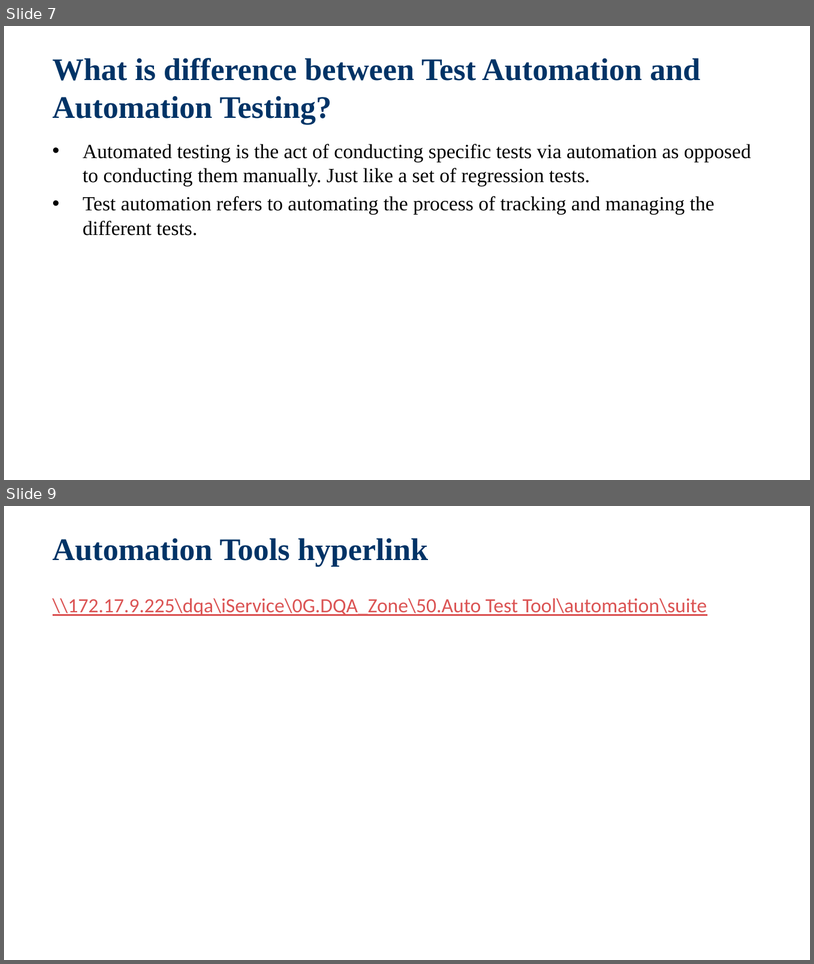
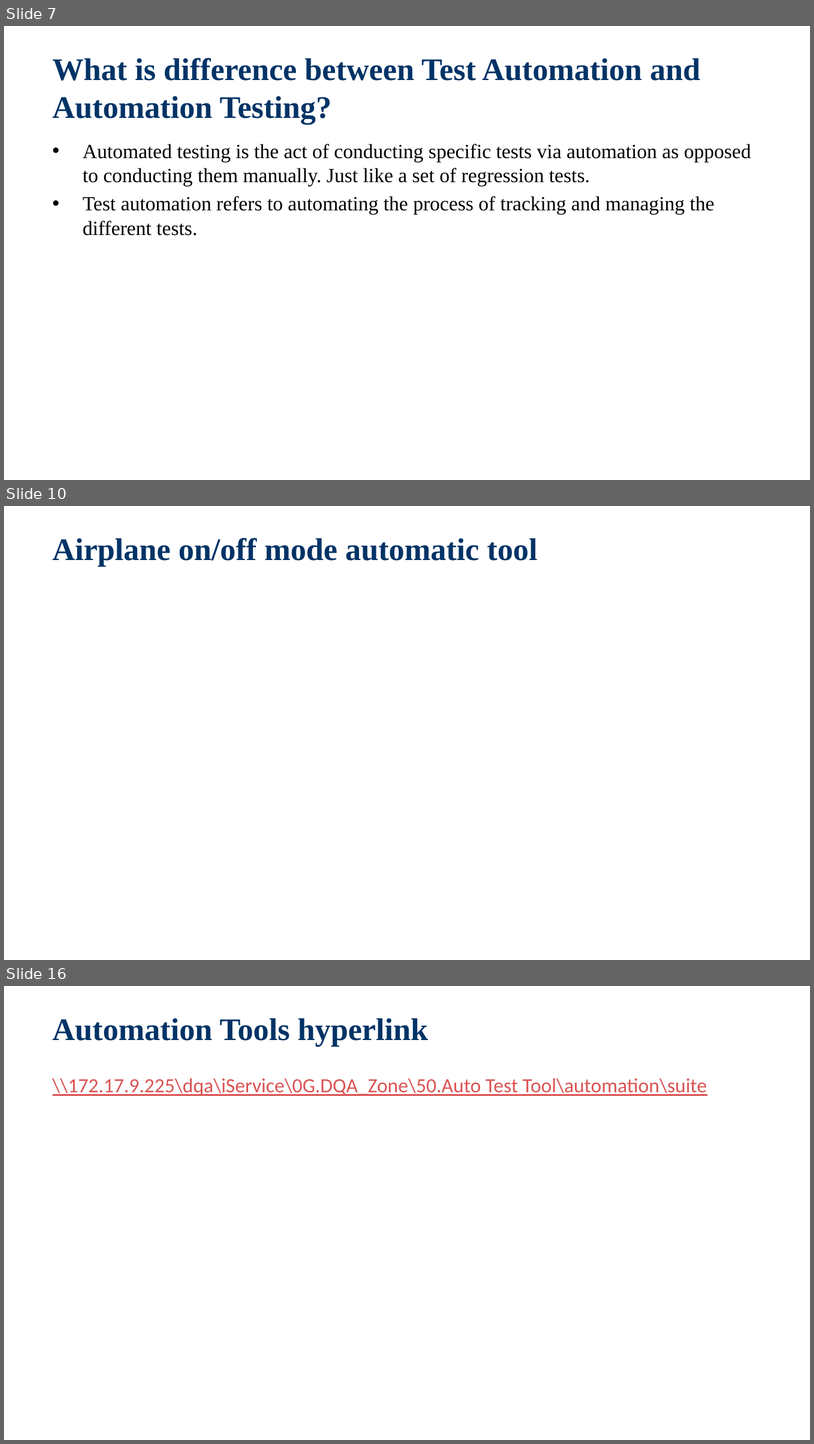
Before and after one commit to jackiejay888/automation, a slide deck: kpi/Test Automation_Demo.pptx. Shown one above the other, each under a label of ours: slides 7 and 9 before the commit, slides 7, 10 and 16 after it; the slides between them are not shown. The pictures are 814x964 and 814x1444 pixels, drawn with LibreOffice and Linux fonts; fonts in the diff are those of the drawing; background and template pictures are left out. Boxes give left, top, right and bottom in pixels: in the first picture for what was removed or moved away, otherwise in the second. Text is boxed around its words. In the diff, an @@ line names an element or a change of style, - is before the commit and + after.

```diff
--- a/kpi/Test Automation_Demo.pptx
+++ b/kpi/Test Automation_Demo.pptx
@@ slide 10 added at bbox=[4, 506, 810, 960], background picture (left out) @@
@@ title added at bbox=[53, 538, 537, 567], 28 pt, text #003366, bold @@
+Airplane on/off mode automatic tool
@@ what was slide 9 is now slide 16 @@
```
Also in this commit, not shown: 1 slide changed, 6 other slides added, 1 other file.
